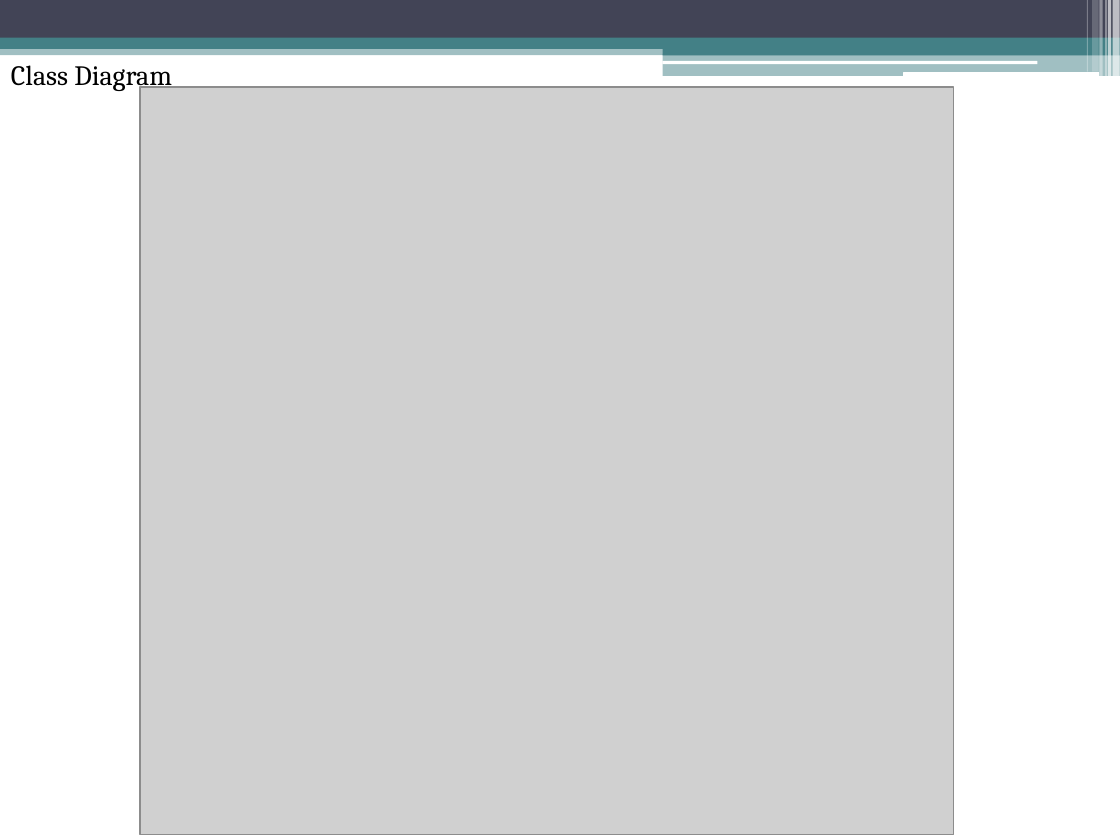
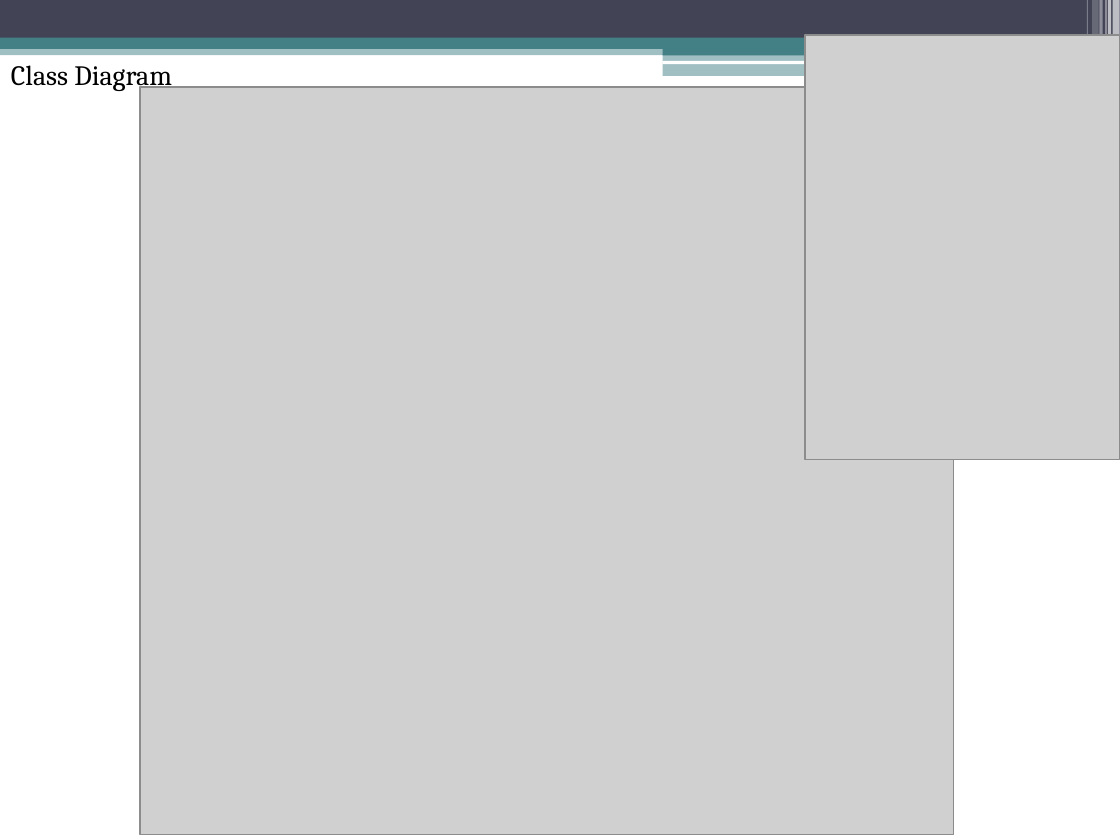
Before and after one commit to rasmustilljander/FOOT_Pacman, a slide deck: slide 4 of Reports/L4/Presentation/Presentation.pptx (slide 8 before the commit). Drawn at 1120x840 pixels with LibreOffice and Linux fonts; fonts in the diff are those of the drawing; grey boxes stand for pictures. Boxes give left, top, right and bottom in pixels: in the first picture for what was removed or moved away, otherwise in the second. Text is boxed around its words. In the diff, an @@ line names an element or a change of style, - is before the commit and + after.

```diff
--- a/Reports/L4/Presentation/Presentation.pptx
+++ b/Reports/L4/Presentation/Presentation.pptx
@@ picture added at <box>805,35,1120,459</box> @@
@@ rounded rectangle removed at <box>903,72,1099,76</box> @@
```
Also in this commit, not shown: 3 other slides changed, 5 slides added, 12 slides removed, 2 other files.
